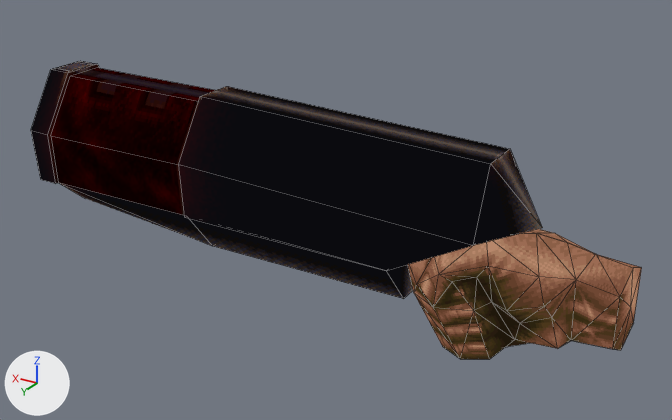
The Blender file models/v_rock.blend as it was, and as the next commit left it.
Both versions are drawn from a 50 mm camera at (-18.0, 45.6, 26.2) aimed at (9.9, -0.9, 3.0). The lights are fixed; the arrows at lower left show +X, +Y and +Z. Mesh edges are drawn as thin lines.

The scene before the commit, as lines of its bpy script (objects in view):
```python
me_f__stuf_noesis_v_rock = bpy.data.meshes.new('F:\\stuf\\noesis\\v_rock')
me_f__stuf_noesis_v_rock.from_pydata(...)  # 158 vertices, 199 faces; spans x -19.0..7.0, y -2.5..2.5, z -6.4..3.7
me_f__stuf_noesis_v_rock.materials.append(mat_f__stuf_quakespasm_openvr_models_hand)  # picture img_hand_6_png
ob_f__stuf_noesis_v_rock = bpy.data.objects.new('F:\\stuf\\noesis\\v_rock', me_f__stuf_noesis_v_rock)
ob_f__stuf_noesis_v_rock.location = (20.73, 0.0, 4.77)
ob_f__stuf_noesis_v_rock.rotation_euler = (0.0, 0.073, 0.0)  # degrees (0, 4.2, 0)
ob_f__stuf_noesis_v_rock.scale = (1.54, 1.54, 1.54)
```
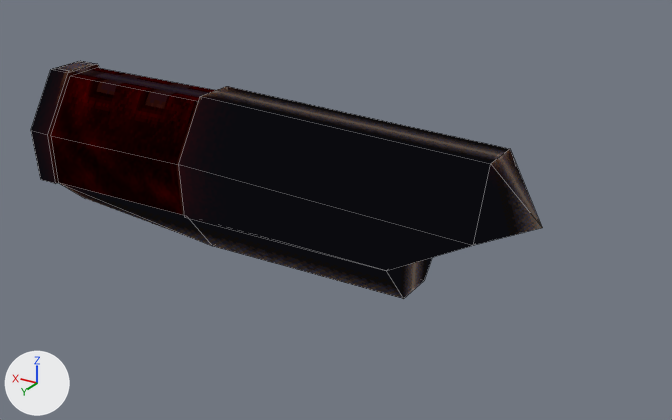
Where the change shows, as pixel boxes [x1, y1, x2, y2] in the pictures (672 x 420 px):
```json
{"object": "F:\\stuf\\noesis\\v_rock", "change": "reshaped", "before": [31, 61, 642, 359], "after": [31, 61, 542, 299], "on screen": "16% narrower, 20% shorter"}
{"part": 1, "of": "me_f__stuf_noesis_v_rock", "change": "deleted", "before": [408, 233, 633, 359], "on screen": "brown"}
{"part": 2, "of": "me_f__stuf_noesis_v_rock", "change": "deleted", "before": [524, 229, 639, 268]}
{"part": 3, "of": "me_f__stuf_noesis_v_rock", "change": "deleted", "before": [613, 267, 642, 350], "on screen": "brown"}
```

The change, as JSON lines over the scene's bpy script:
```json
{"block": "me_f__stuf_noesis_v_rock", "where": "me_f__stuf_noesis_v_rock.from_pydata(...)  # 158 vertices, 199 faces; spans x -19.0..7.0, y -2.5..2.5, z -6.4..3.7"}
{"block": "me_f__stuf_noesis_v_rock", "where": "# used by ob_f__stuf_noesis_v_rock; location = (20.73, 0.0, 4.77); rotation_euler = (0.0, 0.073, 0.0), in degrees (0, 4.2, 0); scale = (1.54, 1.54, 1.54)"}
{"block": "me_f__stuf_noesis_v_rock", "change": "me_f__stuf_noesis_v_rock part 1: the loose piece of 54 vertices spanning x -19.0..-10.9, y -1.0..2.5, z -6.4..-0.9 is deleted"}
{"block": "me_f__stuf_noesis_v_rock", "change": "me_f__stuf_noesis_v_rock part 2: the loose piece of 40 vertices spanning x -19.0..-10.9, y -2.4..1.0, z -6.4..-1.0 is deleted"}
{"block": "me_f__stuf_noesis_v_rock", "change": "me_f__stuf_noesis_v_rock part 3: the loose piece of 7 vertices spanning x -19.0..-18.7, y -1.7..0.6, z -5.5..-2.0 is deleted"}
```
